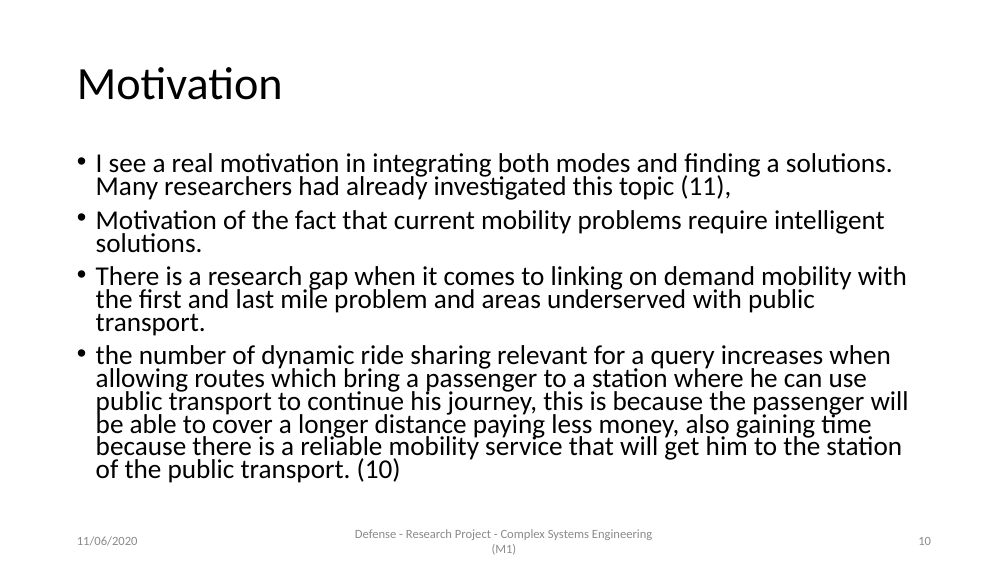
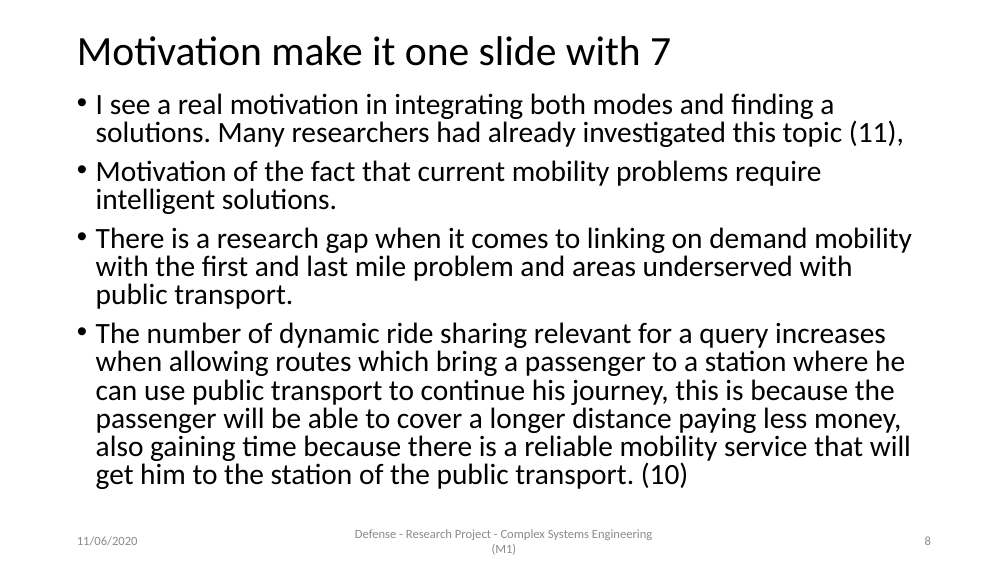
Before and after one commit to AymanABDELHAMID/OD_MTO_DARP, a slide deck: slide 8 of Presentation/presentation_AymanMahmoud.pptx (slide 10 before the commit). Drawn at 1008x567 pixels with LibreOffice and Linux fonts; fonts in the diff are those of the drawing. Boxes give left, top, right and bottom in pixels: in the first picture for what was removed or moved away, otherwise in the second. Text is boxed around its words. In the diff, an @@ line names an element or a change of style, - is before the commit and + after.

```diff
--- a/Presentation/presentation_AymanMahmoud.pptx
+++ b/Presentation/presentation_AymanMahmoud.pptx
@@ title at <box>77,36,671,66</box>: text changed; size 44 to 39.6 pt @@
-Motivation
+Motivation make it one slide with 7
@@ text "I see a real motivation ...": place and size @@
-text "I see a real motivation ..." at <box>96,153,909,483</box>
+text "I see a real motivation ..." at <box>96,93,912,489</box>
@@ text at <box>96,93,912,309</box>: size 25.9 to 28 pt in "I see a real motivation in integrating ...", "Motivation of the fact that current mobility ...", "There is a research gap when it ..."; line spacing 0.7 to 0.8 @@
@@ text at <box>96,322,911,489</box>: text changed; size 25.9 to 28 pt @@
-• the number of dynamic ride sharing relevant for a query increases when allowing routes which bring a passenger to a station where he can use public transport to continue his journey, this is because the passenger will be able to cover a longer distance paying less money, also gaining time because there is a reliable mobility service that will get him to the station of the public transport. (10)
+• The number of dynamic ride sharing relevant for a query increases when allowing routes which bring a passenger to a station where he can use public transport to continue his journey, this is because the passenger will be able to cover a longer distance paying less money, also gaining time because there is a reliable mobility service that will get him to the station of the public transport. (10)
@@ page number at <box>925,536,931,545</box>: text changed @@
-10
+8
```
Also in this commit, not shown: 33 other slides changed, 5 slides added, 2 slides removed, 28 other files.
